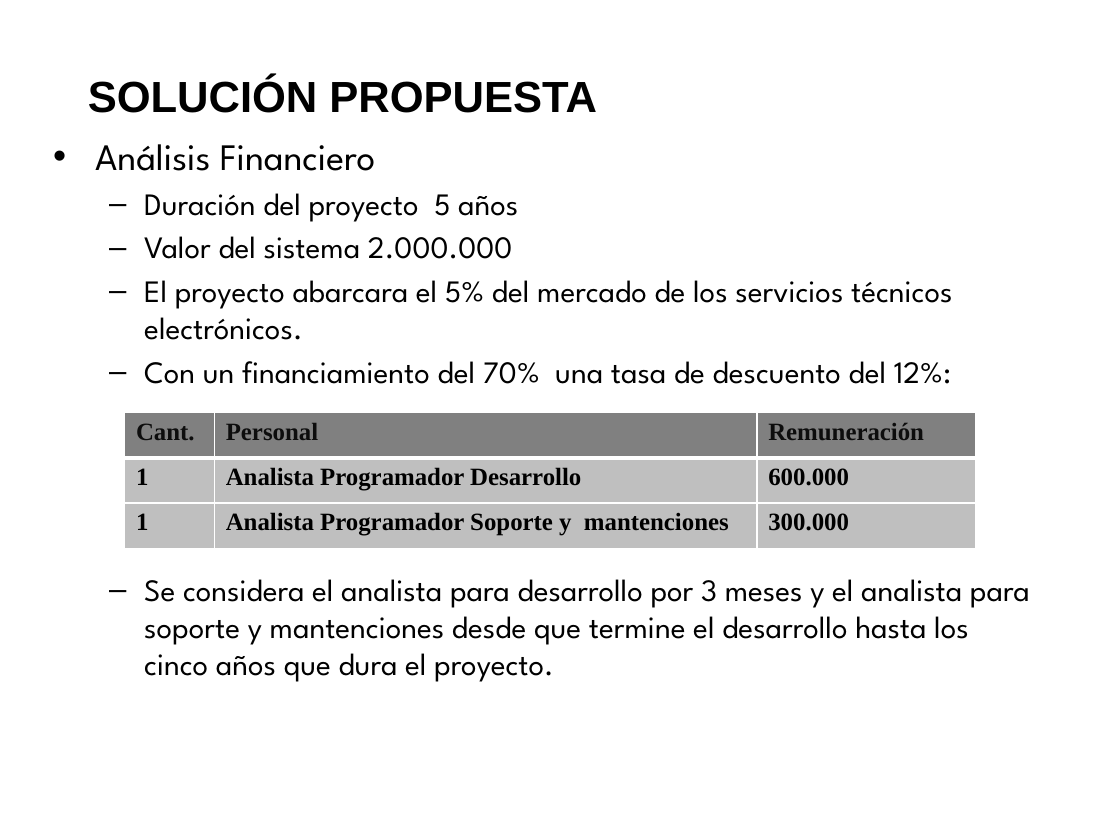
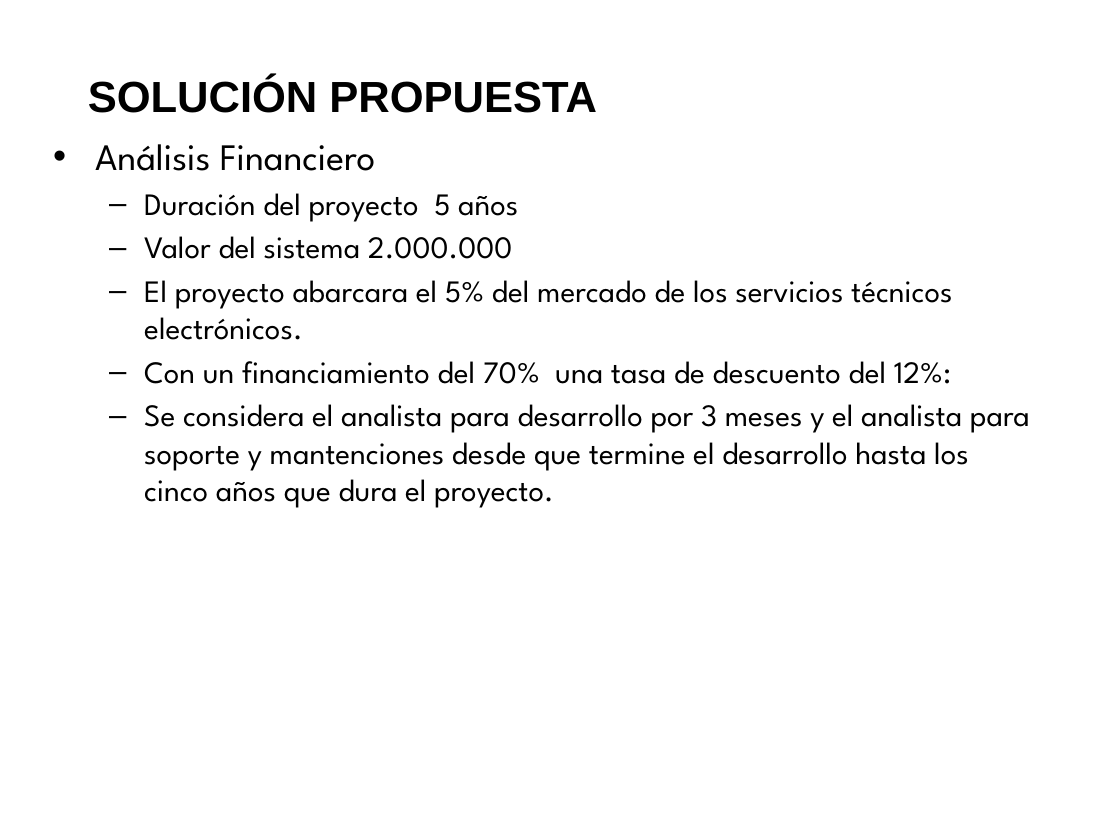
Before and after one commit to saburto/sigset, a slide deck: slide 16 of sigset/documentos/Documentos finales/Presentacion.pptx. Drawn at 1120x840 pixels with LibreOffice and Linux fonts; fonts in the diff are those of the drawing; background and template pictures are left out. Boxes give left, top, right and bottom in pixels: in the first picture for what was removed or moved away, otherwise in the second. Text is boxed around its words. In the diff, an @@ line names an element or a change of style, - is before the commit and + after.

```diff
--- a/sigset/documentos/Documentos finales/Presentacion.pptx
+++ b/sigset/documentos/Documentos finales/Presentacion.pptx
@@ text "Análisis Financiero" rewrapped from <box>95,144,1030,682</box> to <box>95,144,1030,508</box> @@
@@ table removed at <box>124,412,974,549</box>, 3 rows, 3 columns @@
-Cant. | Personal | Remuneración
-1 | Analista Programador Desarrollo | 600.000
-1 | Analista Programador Soporte y mantenciones | 300.000
```
Also in this commit, not shown: 1 other slide changed, 1 other file.
